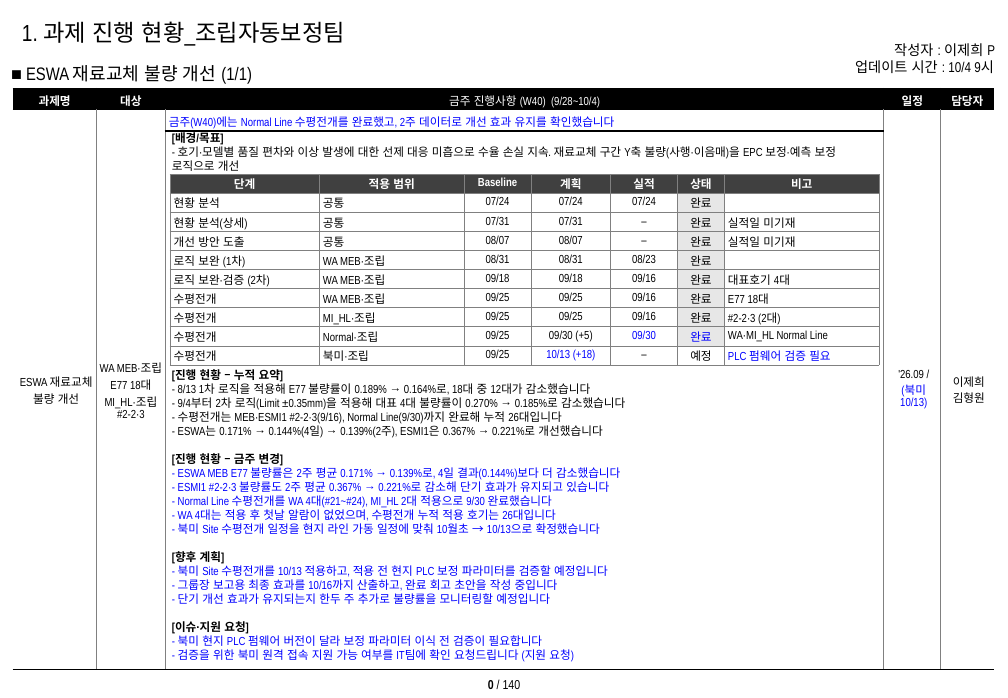
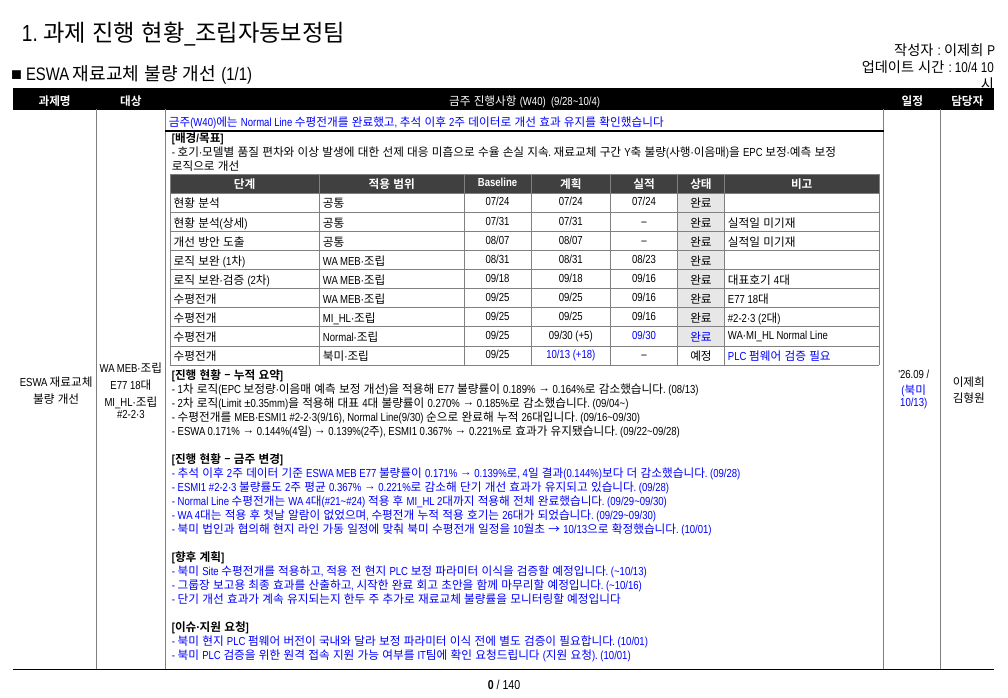
Before and after one commit to Lee-Jaehu/Box, a slide deck: slide 1 of weekly-report/demo/w40/out/output/P-ASM-001_2026-W40.pptx. Drawn at 1008x698 pixels with LibreOffice and Linux fonts; fonts in the diff are those of the drawing. Boxes give left, top, right and bottom in pixels: in the first picture for what was removed or moved away, otherwise in the second. Text is boxed around its words. In the diff, an @@ line names an element or a change of style, - is before the commit and + after.

```diff
--- a/weekly-report/demo/w40/out/output/P-ASM-001_2026-W40.pptx
+++ b/weekly-report/demo/w40/out/output/P-ASM-001_2026-W40.pptx
@@ table at (13,88,994,669) @@
-row 2, column 3: 금주(W40)에는 Normal Line 수평전개를 완료했고, 2주 데이터로 개선 효과 유지를 확인했습니다
+row 2, column 3: 금주(W40)에는 Normal Line 수평전개를 완료했고, 추석 이후 2주 데이터로 개선 효과 유지를 확인했습니다
@@ text at (862,60,978,73): text changed @@
-업데이트 시간 : 10/4 9시
+업데이트 시간 : 10/4 10시
@@ text at (178,381,698,438): text changed @@
-- 8/13 1차 로직을 적용해 E77 불량률이 0.189% → 0.164%로, 18대 중 12대가 감소했습니다
-- 9/4부터 2차 로직(Limit ±0.35mm)을 적용해 대표 4대 불량률이 0.270% → 0.185%로 감소했습니다
-- 수평전개는 MEB·ESMI1 #2-2·3(9/16), Normal Line(9/30)까지 완료해 누적 26대입니다
-- ESWA는 0.171% → 0.144%(4일) → 0.139%(2주), ESMI1은 0.367% → 0.221%로 개선했습니다
+- 1차 로직(EPC 보정량·이음매 예측 보정 개선)을 적용해 E77 불량률이 0.189% → 0.164%로 감소했습니다. (08/13)
+- 2차 로직(Limit ±0.35mm)을 적용해 대표 4대 불량률이 0.270% → 0.185%로 감소했습니다. (09/04~)
+- 수평전개를 MEB·ESMI1 #2-2·3(9/16), Normal Line(9/30) 순으로 완료해 누적 26대입니다. (09/16~09/30)
+- ESWA 0.171% → 0.144%(4일) → 0.139%(2주), ESMI1 0.367% → 0.221%로 효과가 유지됐습니다. (09/22~09/28)
@@ text at (178,467,740,536): text changed @@
-- ESWA MEB E77 불량률은 2주 평균 0.171% → 0.139%로, 4일 결과(0.144%)보다 더 감소했습니다
-- ESMI1 #2-2·3 불량률도 2주 평균 0.367% → 0.221%로 감소해 단기 효과가 유지되고 있습니다
-- Normal Line 수평전개를 WA 4대(#21~#24), MI_HL 2대 적용으로 9/30 완료했습니다
-- WA 4대는 적용 후 첫날 알람이 없었으며, 수평전개 누적 적용 호기는 26대입니다
-- 북미 Site 수평전개 일정을 현지 라인 가동 일정에 맞춰 10월초 → 10/13으로 확정했습니다
+- 추석 이후 2주 데이터 기준 ESWA MEB E77 불량률이 0.171% → 0.139%로, 4일 결과(0.144%)보다 더 감소했습니다. (09/28)
+- ESMI1 #2-2·3 불량률도 2주 평균 0.367% → 0.221%로 감소해 단기 개선 효과가 유지되고 있습니다. (09/28)
+- Normal Line 수평전개는 WA 4대(#21~#24) 적용 후 MI_HL 2대까지 적용해 전체 완료했습니다. (09/29~09/30)
+- WA 4대는 적용 후 첫날 알람이 없었으며, 수평전개 누적 적용 호기는 26대가 되었습니다. (09/29~09/30)
+- 북미 법인과 협의해 현지 라인 가동 일정에 맞춰 북미 수평전개 일정을 10월초 → 10/13으로 확정했습니다. (10/01)
@@ text at (178,563,647,604): text changed @@
-- 북미 Site 수평전개를 10/13 적용하고, 적용 전 현지 PLC 보정 파라미터를 검증할 예정입니다
-- 그룹장 보고용 최종 효과를 10/16까지 산출하고, 완료 회고 초안을 작성 중입니다
-- 단기 개선 효과가 유지되는지 한두 주 추가로 불량률을 모니터링할 예정입니다
+- 북미 Site 수평전개를 적용하고, 적용 전 현지 PLC 보정 파라미터 이식을 검증할 예정입니다. (~10/13)
+- 그룹장 보고용 최종 효과를 산출하고, 시작한 완료 회고 초안을 함께 마무리할 예정입니다. (~10/16)
+- 단기 개선 효과가 계속 유지되는지 한두 주 추가로 재료교체 불량률을 모니터링할 예정입니다
@@ text at (178,635,648,662): text changed @@
-- 북미 현지 PLC 펌웨어 버전이 달라 보정 파라미터 이식 전 검증이 필요합니다
-- 검증을 위한 북미 원격 접속 지원 가능 여부를 IT팀에 확인 요청드립니다 (지원 요청)
+- 북미 현지 PLC 펌웨어 버전이 국내와 달라 보정 파라미터 이식 전에 별도 검증이 필요합니다. (10/01)
+- 북미 PLC 검증을 위한 원격 접속 지원 가능 여부를 IT팀에 확인 요청드립니다 (지원 요청). (10/01)
```
Also in this commit, not shown: 21 other files.
